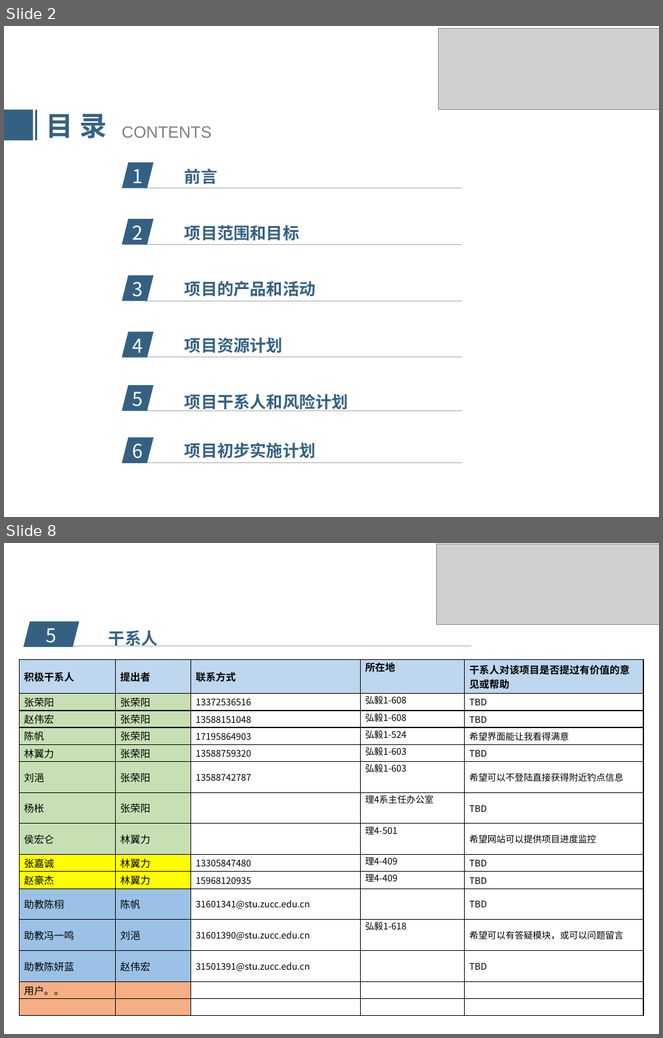
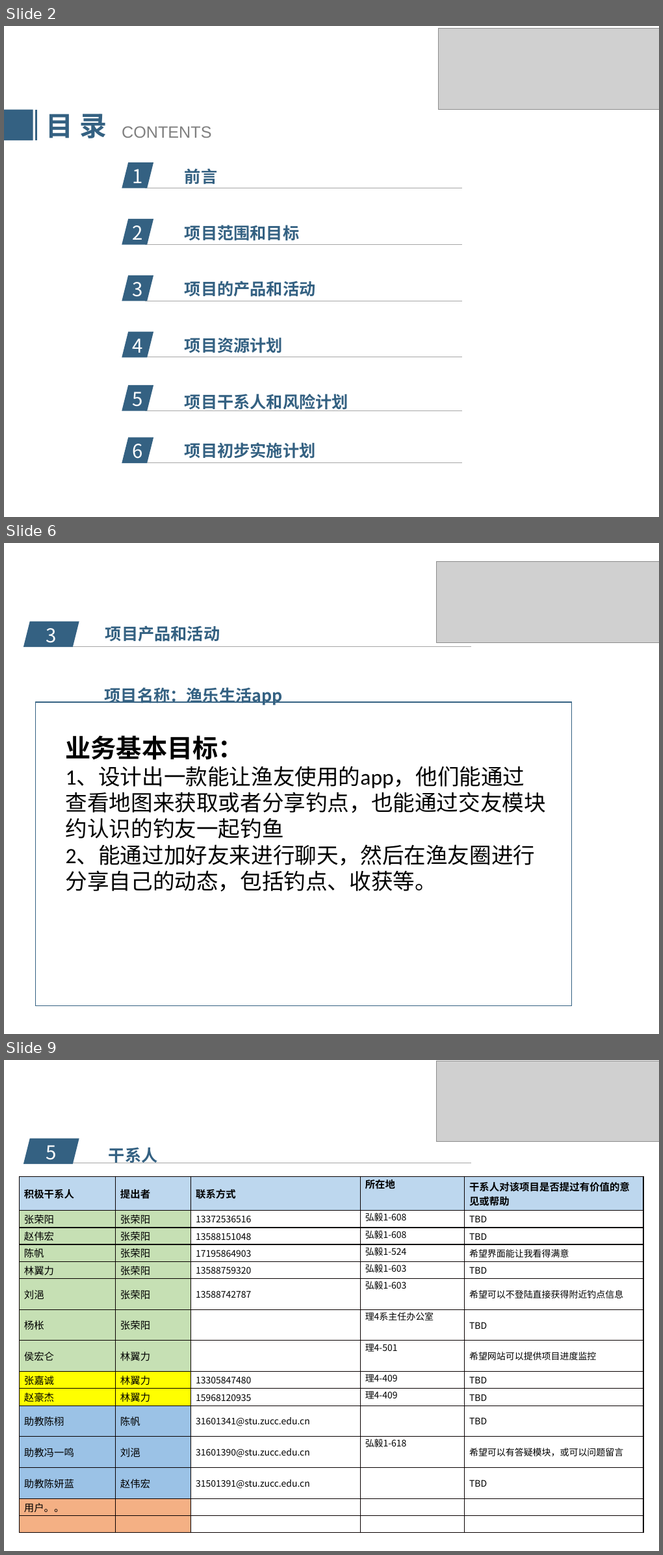
Before and after one commit to popopoi/PRD2018-G07, a slide deck: 项目计划/PRD2018-G07-项目计划PPT.pptx. Shown one above the other, each under a label of ours: slides 2 and 8 before the commit, slides 2, 6 and 9 after it; the slides between them are not shown. The pictures are 663x1038 and 663x1555 pixels, drawn with LibreOffice and Linux fonts; fonts in the diff are those of the drawing; grey boxes stand for pictures; background and template pictures are left out. Boxes give left, top, right and bottom in pixels: in the first picture for what was removed or moved away, otherwise in the second. Text is boxed around its words. In the diff, an @@ line names an element or a change of style, - is before the commit and + after.

```diff
--- a/项目计划/PRD2018-G07-项目计划PPT.pptx
+++ b/项目计划/PRD2018-G07-项目计划PPT.pptx
@@ slide 6 added at (4, 543, 659, 1034), background picture (left out) @@
@@ picture added at (436, 561, 659, 642) @@
@@ parallelogram added at (24, 622, 79, 647), fill #346182 @@
@@ text added at (46, 628, 57, 648), 21 pt, text #FFFFFF @@
+3
@@ text added at (105, 626, 220, 642), 18 pt, text #346182, bold @@
+项目产品和活动
@@ line added from (47, 646) to (471, 646), #A6A6A6 0.5 pt @@
@@ text added at (105, 687, 283, 705), 18 pt, text #346182, bold @@
+项目名称：渔乐生活app
@@ rectangle added at (35, 702, 572, 1006), outline #346182 1 pt @@
@@ text added at (66, 735, 546, 892), 24 pt, text #000000 @@
+业务基本目标：
+1、设计出一款能让渔友使用的app，他们能通过
+查看地图来获取或者分享钓点，也能通过交友模块
+约认识的钓友一起钓鱼
+2、能通过加好友来进行聊天，然后在渔友圈进行
+分享自己的动态，包括钓点、收获等。
@@ what was slide 8 is now slide 9 @@
```
Also in this commit, not shown: 4 slides changed, 1 other slide added, 1 slide removed, 1 other file.
